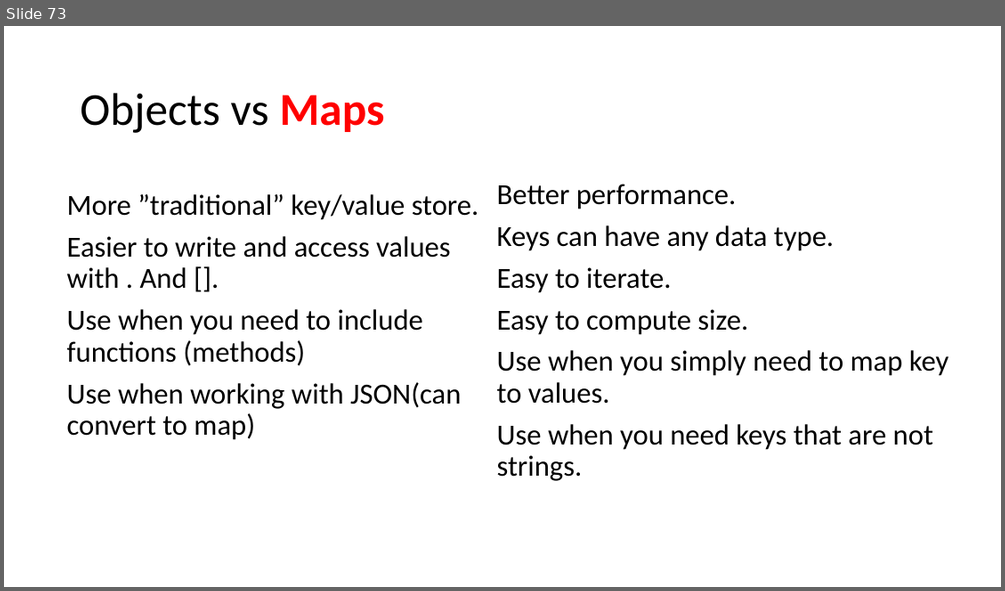
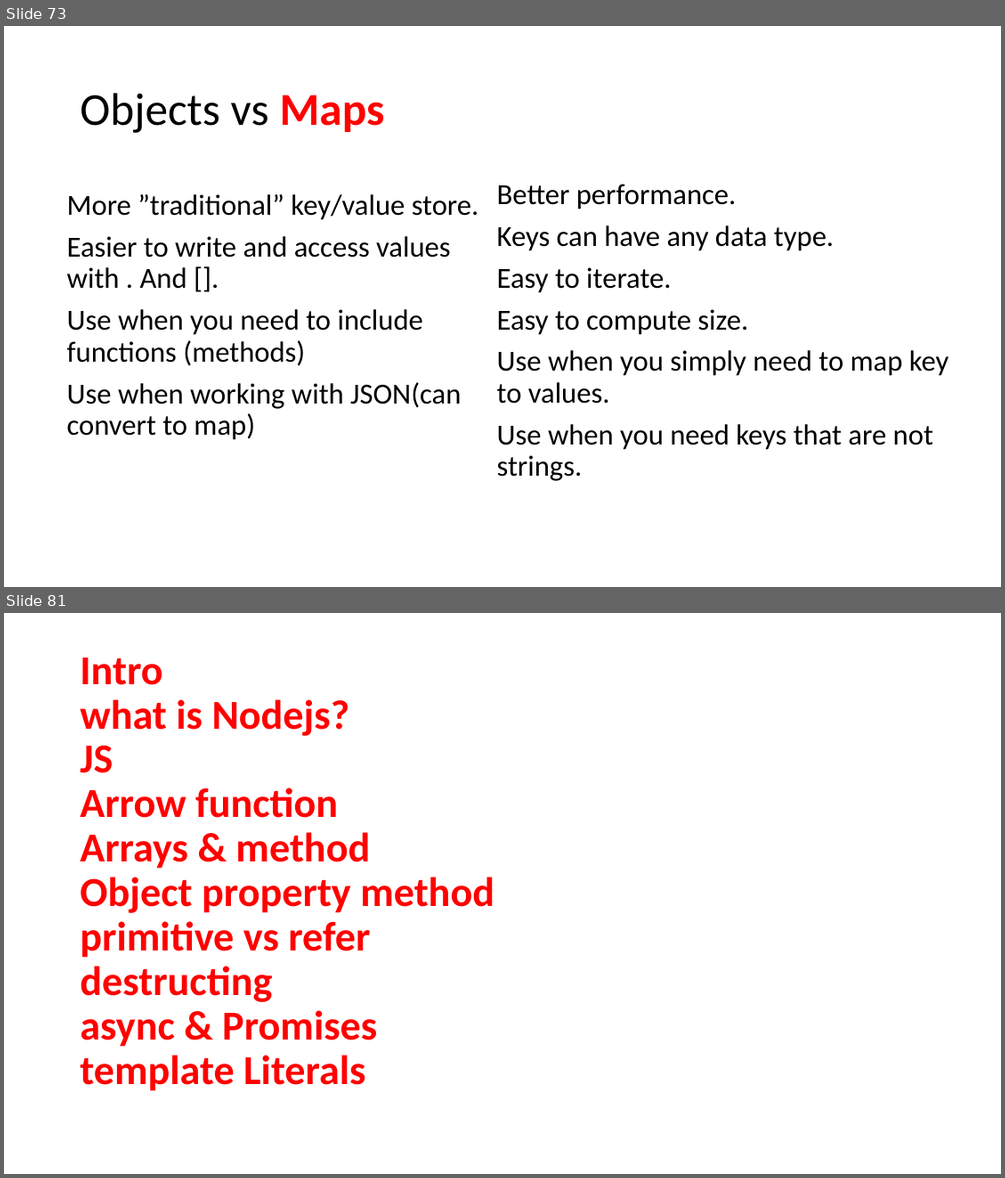
Before and after one commit to PiyushChaturvedii/Batch05, a slide deck: JavaScript.pptx. Shown one above the other, each under a label of ours: slide 73 before the commit, slides 73 and 81 after it; the slides between them are not shown. The pictures are 1005x591 and 1005x1178 pixels, drawn with LibreOffice and Linux fonts; fonts in the diff are those of the drawing. Boxes give left, top, right and bottom in pixels: in the first picture for what was removed or moved away, otherwise in the second. Text is boxed around its words. In the diff, an @@ line names an element or a change of style, - is before the commit and + after.

```diff
--- a/JavaScript.pptx
+++ b/JavaScript.pptx
@@ slide 81 added at (4,613,1001,1174), background #FFFFFF @@
@@ title added at (80,657,494,1091), 39.6 pt, text #FF0000, bold @@
+Intro
+what is Nodejs?
+JS
+Arrow function
+Arrays & method
+Object property method
+primitive vs refer
+destructing
+async & Promises
+template Literals
```
Also in this commit, not shown: 7 other slides added, 19 other files.
